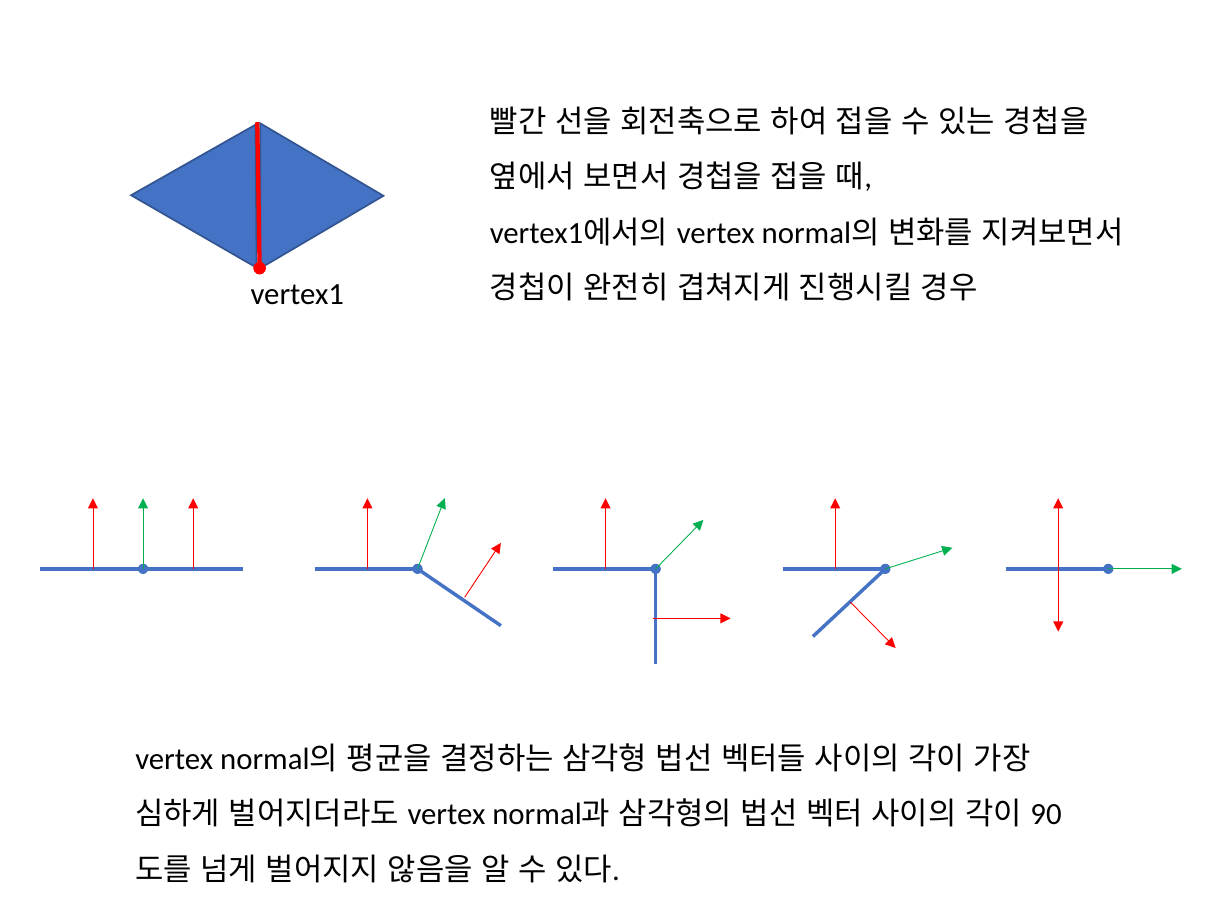
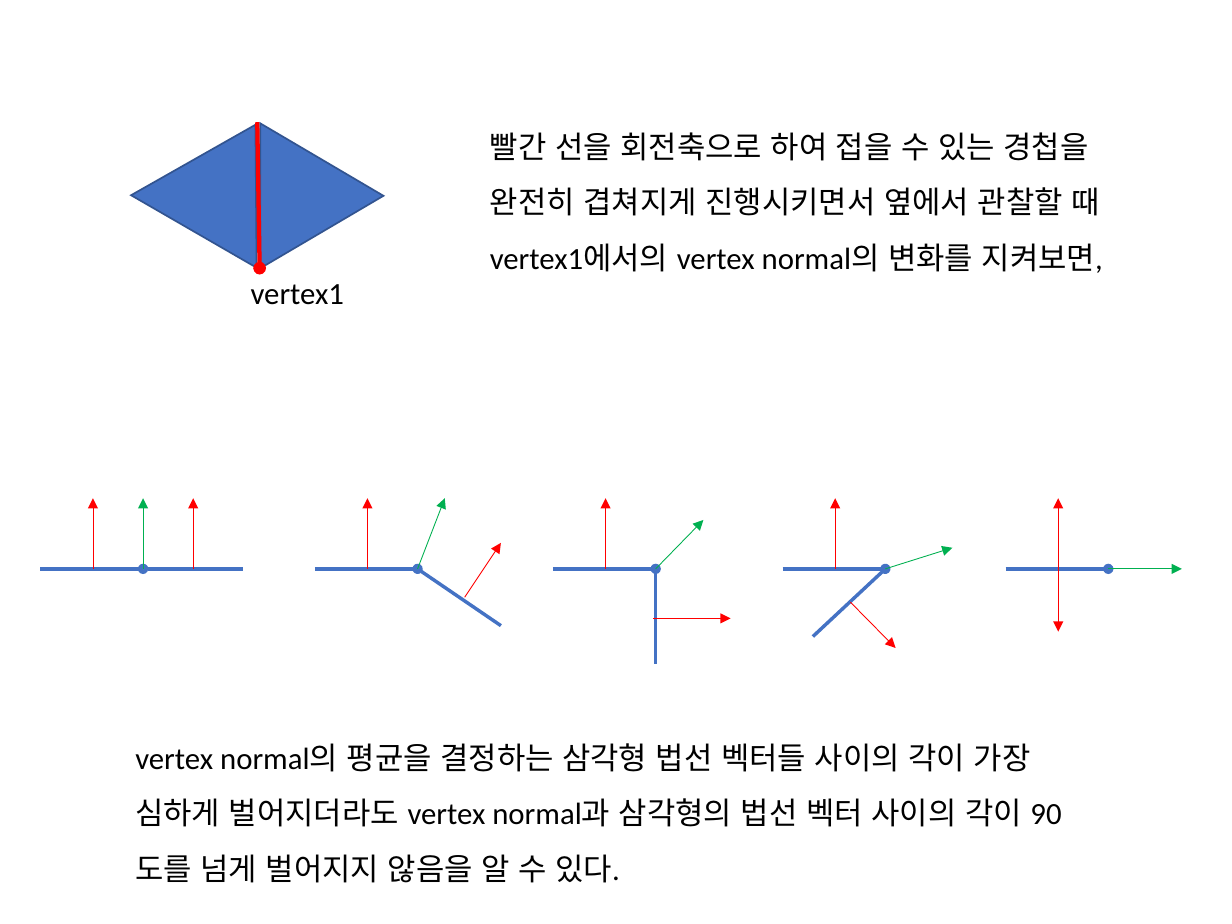
Before and after one commit to Gaia3D/MathStudy, a slide deck: slide 18 of Lecture_3_20170627/강의자료20170627.pptx. Drawn at 1232x924 pixels with LibreOffice and Linux fonts; fonts in the diff are those of the drawing. Boxes give left, top, right and bottom in pixels: in the first picture for what was removed or moved away, otherwise in the second. Text is boxed around its words. In the diff, an @@ line names an element or a change of style, - is before the commit and + after.

```diff
--- a/Lecture_3_20170627/강의자료20170627.pptx
+++ b/Lecture_3_20170627/강의자료20170627.pptx
@@ text "빨간 선을 회전축으로 하여 접을 ..." moved from (x1=490, y1=106, x2=1124, y2=301) to (x1=490, y1=132, x2=1103, y2=273) @@
@@ text at (x1=490, y1=187, x2=1103, y2=273): text changed @@
-옆에서 보면서 경첩을 접을 때,
-vertex1에서의 vertex normal의 변화를 지켜보면서
-경첩이 완전히 겹쳐지게 진행시킬 경우
+완전히 겹쳐지게 진행시키면서 옆에서 관찰할 때
+vertex1에서의 vertex normal의 변화를 지켜보면,
```
Also in this commit, not shown: 1 other slide changed, 7 slides added.
